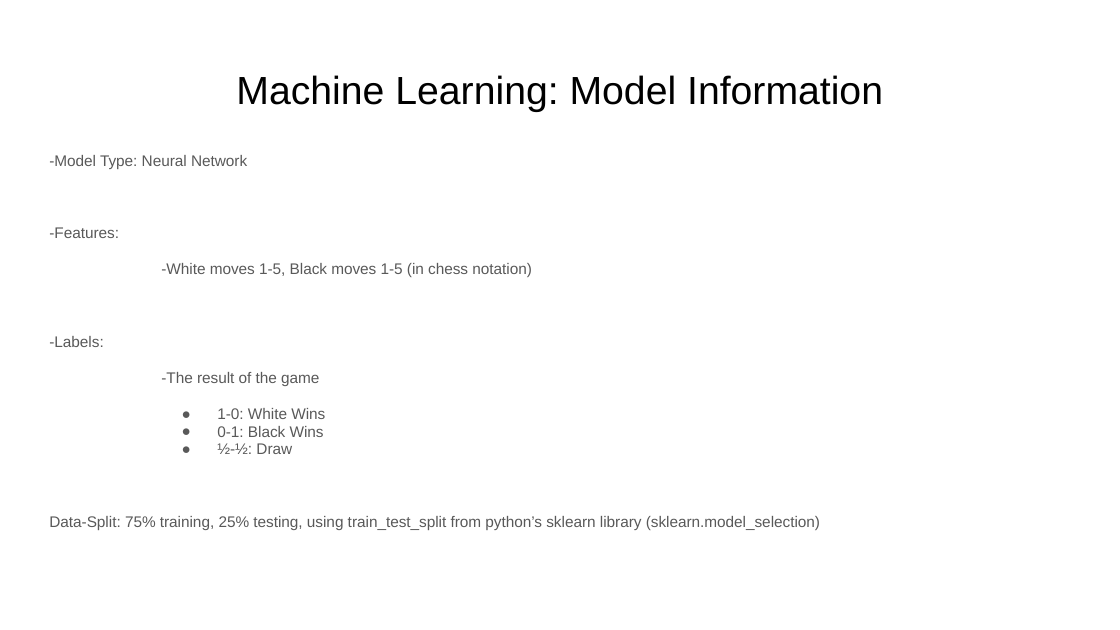
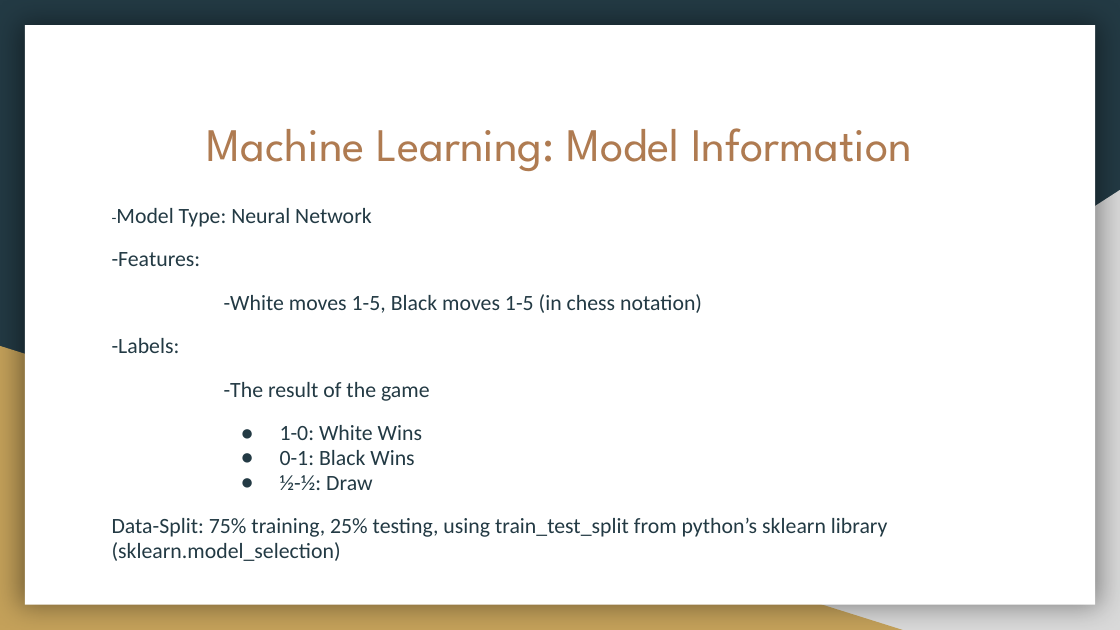
Before and after one commit to Nveatch/Chess_Games_Group_Analysis, a slide deck: slide 15 of Group_1_Presentation.pptx (slide 14 before the commit). Drawn at 1120x630 pixels with LibreOffice and Linux fonts; fonts in the diff are those of the drawing. Boxes give left, top, right and bottom in pixels: in the first picture for what was removed or moved away, otherwise in the second. Text is boxed around its words. In the diff, an @@ line names an element or a change of style, - is before the commit and + after.

```diff
--- a/Group_1_Presentation.pptx
+++ b/Group_1_Presentation.pptx
@@ background #FFFFFF to #233A44 @@
@@ rectangle added at (25,26,1095,605), fill #FFFFFF @@
@@ title "Machine Learning: Model Information": place and size @@
-title "Machine Learning: Model Information" at (236,75,883,112)
+title "Machine Learning: Model Information" at (207,128,912,171)
@@ title "Machine Learning: Model Information" at (207,128,912,171): size 25.2 to 30 pt, font Arial to League Spartan, text colour #000000 to #AF7B51 @@
@@ text "-Model Type: Neural Network": place and size @@
-text "-Model Type: Neural Network" at (49,155,820,530)
+text "-Model Type: Neural Network" at (112,208,888,561)
@@ text "-Model Type: Neural Network" at (112,208,888,561): size 9.9 to 10.2 pt in "-Model"; size 9.9 to 14 pt, font Arial to Calibri, text colour #595959 to #233A44; indent changed; bullet colour #595959 to #233A44 @@
@@ right triangle added at (439,190,1120,630), fill #D9D9D9 @@
@@ right triangle added at (0,346,903,630), fill #C4A15A @@
```
Also in this commit, not shown: 18 other slides changed, 1 slide added.
